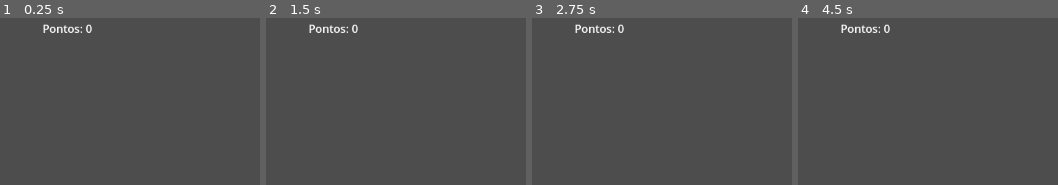
Above: before the commit, frames 1-4 (left to right).
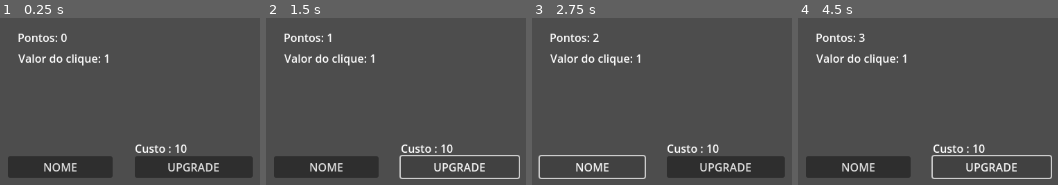
Above: after the commit, the same moments.

Repository: JVAdam/Incremental
Game: Godot game, scene res://scenes/main.tscn
The game is run twice, just before and just after one commit, with the same random seed, the same clock (stepped at 60 frames per second) and the same inputs.
Inputs (mouse positions are in pixels of both pictures, inside the frame that each line leads up to):
- Up to frame 1 (0.25 s): no input
- Up to frame 2 (1.5 s): click (325, 166) at 0.5 s, where only the run after the commit has a clickable "NOME"; click (461, 166) at 1.25 s, where only the run after the commit has a clickable "UPGRADE"
- Up to frame 3 (2.75 s): click (591, 166) at 2 s, where only the run after the commit has a clickable "NOME"
- Up to frame 4 (4.5 s): click (993, 166) at 2.75 s, where only the run after the commit has a clickable "UPGRADE"; click (857, 166) at 3.5 s, where only the run after the commit has a clickable "NOME"; click (993, 166) at 4.25 s, where only the run after the commit has a clickable "UPGRADE"

The runs differ from the first frame. In frame 1, 13% of the frame differs, in the area x 3-98%, y 3-96%; in frame 2, 8.8%; in frame 3, 9.3%; in frame 4, 8.8%.
Error before the commit: Parse Error: Unexpected identifier "pontos" in class body. (res://scripts/GameState.gd:3)

Commit message:
Upgrade button and points added

Diff:
--- a/project.godot
+++ b/project.godot
@@ -17,7 +17,7 @@
 
 [autoload]
 
-GameState="res://scripts/GameState.gd"
+GameState="*res://scripts/GameState.gd"
 
 [file_customization]
 
--- a/scenes/Buttons/ButtonBase.tscn
+++ b/scenes/Buttons/ButtonBase.tscn
@@ -7,6 +7,5 @@
 offset_bottom = 31.0
 text = "NOME"
 script = ExtResource("1_7mjgd")
-pontos_path = null
 
 [connection signal="pressed" from="." to="." method="_on_pressed"]
--- /dev/null
+++ b/scenes/Buttons/UpgradeButton.tscn
@@ -0,0 +1,14 @@
+[gd_scene load_steps=2 format=3 uid="uid://cwxqwdvtlxamp"]
+
+[ext_resource type="Script" uid="uid://cdyl0r5j7o1yr" path="res://scripts/upgrade_button.gd" id="1_b5ew0"]
+
+[node name="UpgradeButton" type="Button"]
+script = ExtResource("1_b5ew0")
+
+[node name="Label" type="Label" parent="."]
+layout_mode = 0
+offset_top = -23.0
+offset_right = 76.0
+text = "Custo : 10"
+
+[node name="Timer" type="Timer" parent="."]
--- a/scenes/main.tscn
+++ b/scenes/main.tscn
@@ -1,21 +1,41 @@
-[gd_scene load_steps=3 format=3 uid="uid://bgdu0atgc4uaw"]
+[gd_scene load_steps=5 format=3 uid="uid://bgdu0atgc4uaw"]
 
 [ext_resource type="Script" uid="uid://di28s5ysqpdmi" path="res://scripts/pontos.gd" id="2_0wfyh"]
-[ext_resource type="PackedScene" uid="uid://cylr25b1t0i2h" path="res://scenes/Buttons/ClickButton.tscn" id="2_sugp2"]
+[ext_resource type="Script" uid="uid://cb31lwcjappmx" path="res://scripts/click_value_viewer.gd" id="2_jyhfs"]
+[ext_resource type="PackedScene" uid="uid://dvkxkeomth31g" path="res://scenes/Buttons/ButtonBase.tscn" id="2_sugp2"]
+[ext_resource type="PackedScene" uid="uid://cwxqwdvtlxamp" path="res://scenes/Buttons/UpgradeButton.tscn" id="3_sugp2"]
 
 [node name="Node2D" type="Node2D"]
 
 [node name="Pontos" type="Label" parent="."]
-offset_left = 517.0
-offset_top = 145.0
-offset_right = 780.0
-offset_bottom = 168.0
+offset_left = 481.0
+offset_top = 158.0
+offset_right = 744.0
+offset_bottom = 181.0
 text = "Pontos: 0"
 script = ExtResource("2_0wfyh")
 
-[node name="Button" parent="." instance=ExtResource("2_sugp2")]
-offset_left = 458.0
-offset_top = 310.0
-offset_right = 609.0
-offset_bottom = 341.0
-pontos_path = NodePath("../Pontos")
+[node name="ClickValueViewer" type="Label" parent="."]
+offset_left = 482.0
+offset_top = 188.0
+offset_right = 615.0
+offset_bottom = 211.0
+text = "Valor do clique: 1"
+script = ExtResource("2_jyhfs")
+
+[node name="ButtonBase" parent="." instance=ExtResource("2_sugp2")]
+offset_left = 467.0
+offset_top = 341.0
+offset_right = 618.0
+offset_bottom = 372.0
+
+[node name="UpgradeButton" parent="." instance=ExtResource("3_sugp2")]
+offset_left = 650.0
+offset_top = 341.0
+offset_right = 820.0
+offset_bottom = 372.0
+text = "UPGRADE"
+button_type = 0
+price = 10
+
+[connection signal="pressed" from="UpgradeButton" to="UpgradeButton" method="_on_pressed"]
--- a/scripts/GameState.gd
+++ b/scripts/GameState.gd
@@ -1,3 +1,19 @@
 extends Node
 
-pontos = 0
+signal points_update(value)
+signal click_value_update(value)
+
+var points := 0
+var click_value := 1
+var pps = 0
+
+func add_points():
+	points += click_value
+	get_points()
+
+func click_value_upgrade():
+	click_value += 1
+	emit_signal("click_value_update", click_value)
+
+func get_points():
+	emit_signal("points_update",points)
--- a/scripts/button.gd
+++ b/scripts/button.gd
@@ -1,10 +1,4 @@
 extends Button
 
-
-@export var pontos_path : NodePath
-@onready var pontos = get_node(pontos_path)
-
-var click_value = 1
-
 func _on_pressed() -> void:
-	pass ""
+	GameState.add_points()
--- /dev/null
+++ b/scripts/click_value_viewer.gd
@@ -0,0 +1,7 @@
+extends Label
+
+func _ready():
+	GameState.click_value_update.connect(_on_click_value_upgrade)
+
+func _on_click_value_upgrade(value):
+	text = "Valor do clique: %d" % value
--- a/scripts/pontos.gd
+++ b/scripts/pontos.gd
@@ -1,7 +1,7 @@
 extends Label
 
-var pontos = 0
+func _ready():
+	GameState.points_update.connect(_on_points_update)
 
-func add_pontos(value):
-	pontos += value
-	self.text = 'Pontos: '+ str(pontos)
+func _on_points_update(value):
+	text = "Pontos: %d" % value
--- /dev/null
+++ b/scripts/upgrade_button.gd
@@ -0,0 +1,18 @@
+extends Button
+@export var button_type = 0
+@export var price = 0
+
+#func ready():
+#	if auto_upgrade == true:
+#		$Timer.start()
+
+func _on_pressed() -> void:
+	if button_type == 0:
+		if GameState.points >= int(price):
+			GameState.click_value_upgrade()
+			GameState.points -= price
+			GameState.get_points()
+			price *= 1.25
+			$Label.text = "Preço: %d" % price
+#	elif button_type == 1:
+#		if GameState.points >= int(price):
Not shown, added: scripts/click_value_viewer.gd.uid
Not shown, added: scripts/upgrade_button.gd.uid
Not shown, added: scenes/Buttons/UpgradeButton.tscn13006740898.tmp
Not shown, added: scenes/main.tscn435335028.tmp
